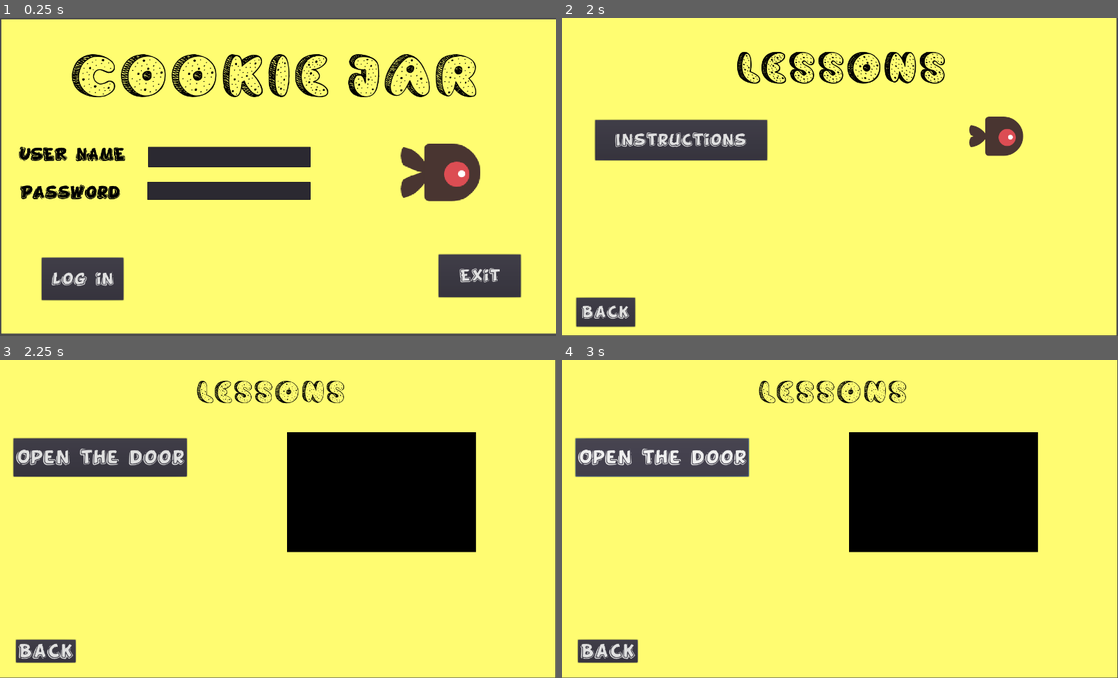
Above: before the commit, frames 1-4 (two rows, left to right).
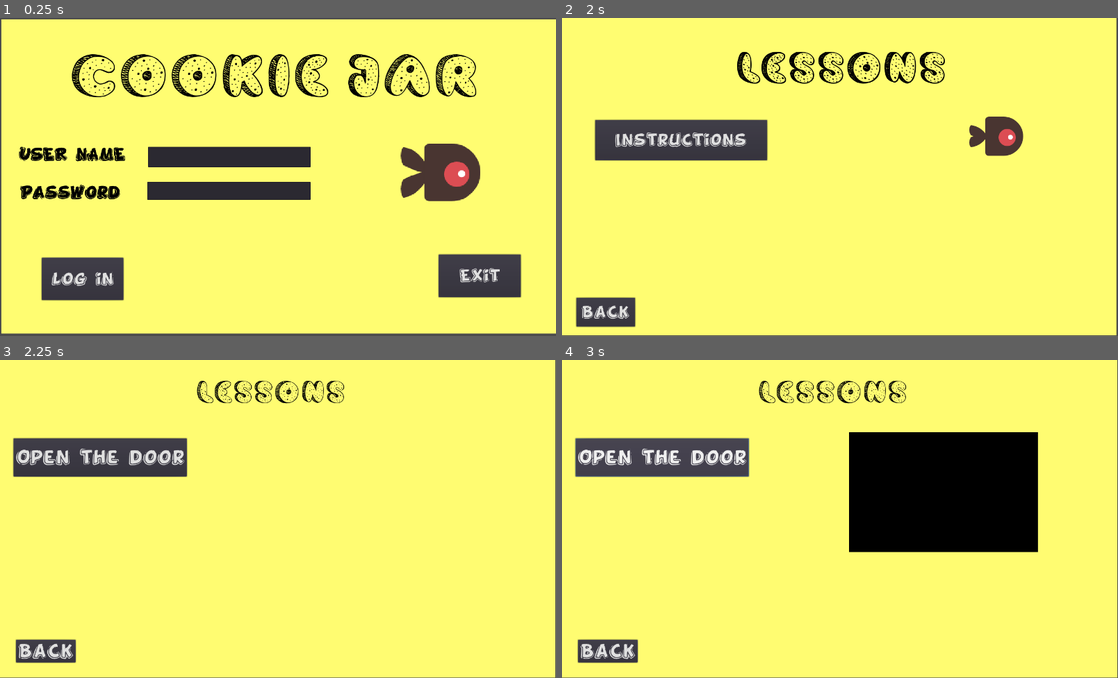
Above: after the commit, the same moments.

Repository: athelog/CookiesJAR
Game: Godot game, scene res://Scene/main.tscn
Same seed, same stepped clock (60 frames per second), same inputs: the game is played once before the commit and once after it. Video files are missing from this copy of the repository; at most half a second of black plays in their place.
Inputs (mouse positions are in pixels of both pictures, inside the frame that each line leads up to):
- Up to frame 1 (0.25 s): no input
- Up to frame 2 (2 s): click (789, 157) at 0.52 s; type "Alex" at 0.6 s; click (789, 189) at 0.75 s; type "12" at 0.83 s; click "Log in" at 1.25 s
- Up to frame 3 (2.25 s): click "Instructions" at 2 s
- Up to frame 4 (3 s): click "Open the door" at 2.75 s

Frames 1-2 are identical in both runs. In frame 3, 13% of the frame differs, in the area x 51-86%, y 22-61%; in frame 4, nothing differs.

Commit message:
Open the door video changed

Diff:
--- a/Scene/Instructions.gd
+++ b/Scene/Instructions.gd
@@ -5,7 +5,7 @@
 # var b = "textvar"
 
 func _ready():
-	$Video.play()
+	$Video.hide()
 
 #func _process(delta):
 #	# Called every frame. Delta is time since last frame.
@@ -18,4 +18,5 @@
 
 
 func _on_Open_door_pressed():
+	$Video.show()
 	$Video.play()
--- a/Scene/Instructions.tscn
+++ b/Scene/Instructions.tscn
@@ -3,7 +3,7 @@
 [ext_resource path="res://Scene/Instructions.gd" type="Script" id=1]
 [ext_resource path="res://Font/Cookie Dough.otf" type="DynamicFontData" id=2]
 [ext_resource path="res://Font/FunnyKid.ttf" type="DynamicFontData" id=3]
-[ext_resource path="res://MEDIA/Videos/open-the-door.ogv" type="VideoStream" id=4]
+[ext_resource path="res://MEDIA/Videos/open-the-door_MUSIC.ogv" type="VideoStream" id=4]
 
 [sub_resource type="DynamicFont" id=1]
 
--- a/Scene/main.tscn
+++ b/Scene/main.tscn
@@ -55,7 +55,7 @@
 "speed": 5.0
 } ]
 
-[node name="CanvasLayer" type="CanvasLayer"]
+[node name="CanvasLayer" type="CanvasLayer" index="0"]
 
 layer = 1
 offset = Vector2( 0, 0 )
Not shown, added: MEDIA/Videos/open-the-door_MUSIC.ogv.import
Not shown, added: MEDIA/Videos/open-the-door_MUSIC.ogv
